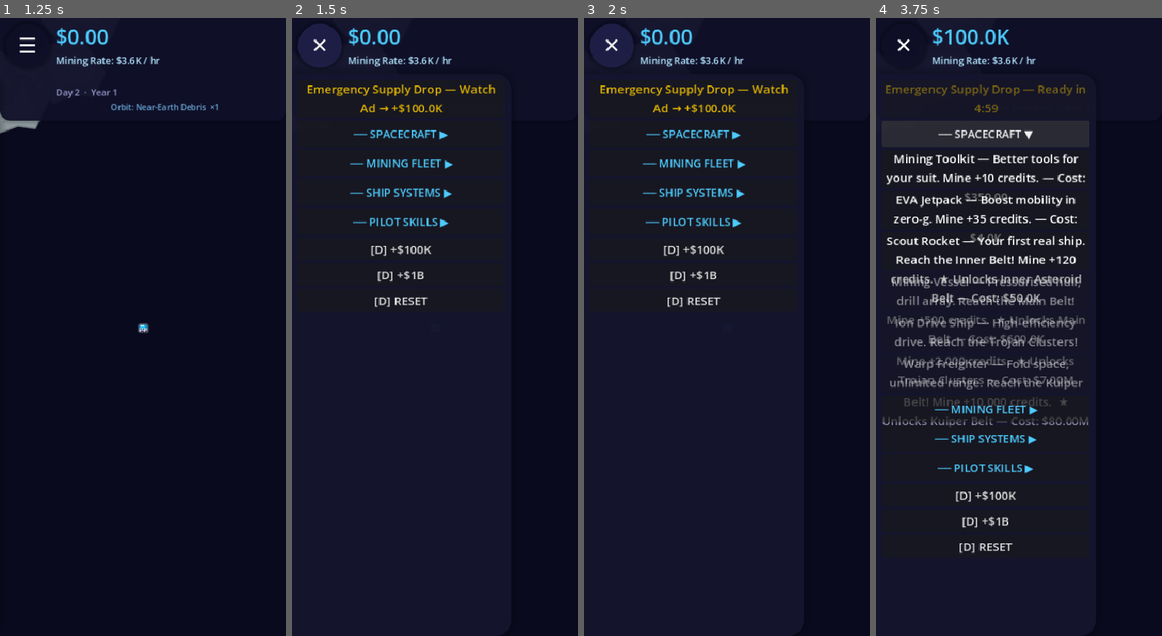
Above: before the commit, frames 1-4 (left to right).
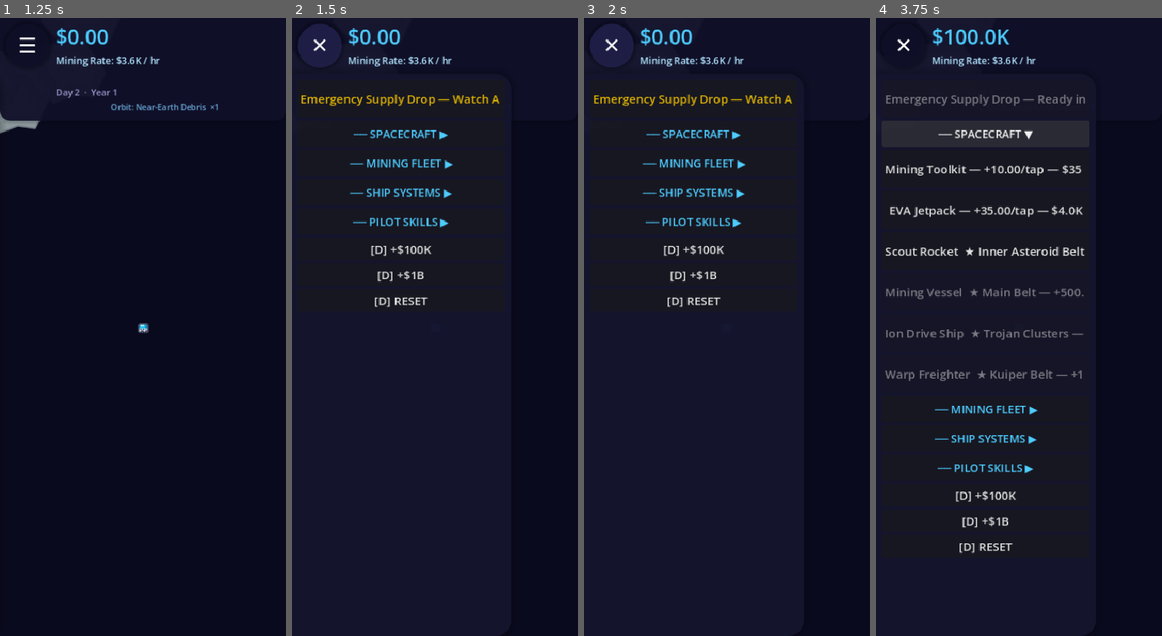
Above: after the commit, the same moments.

Repository: flatbil/Nuthouse-Games
Game: Godot game, scene res://scenes/MainMenu.tscn
Two runs of this game, one before a commit and one after it. Both use one fixed random seed, a clock stepped at 60 frames per second and the inputs below.
Inputs (mouse positions are in pixels of both pictures, inside the frame that each line leads up to):
- Up to frame 1 (1.25 s): click "LAUNCH MISSION" at 0.5 s
- Up to frame 2 (1.5 s): click "☰" at 1.25 s
- Up to frame 3 (2 s): no input
- Up to frame 4 (3.75 s): click (1019, 327) at 2 s; click "Emergency Supply Drop — Watch…" at 2.75 s; click "── SPACECRAFT ▶" at 3.5 s

Frame 1 is identical in both runs. In frame 2, 1.2% of the frame differs, in the area x 3-73%, y 10-16%; in frame 3, 1.2%; in frame 4, 11%, in the area x 2-75%, y 10-67%.

Commit message:
game_02: fix upgrade button text overflow
Remove autowrap inner label — buttons now use btn.text directly with
clip_text, preventing wrapped text from bleeding into adjacent items.
Compact SPACECRAFT button format: name + zone star + tap bonus + cost.

Co-Authored-By: Claude Sonnet 4.6 <noreply@anthropic.com>

Diff:
--- a/game_02/scenes/Game.gd
+++ b/game_02/scenes/Game.gd
@@ -275,22 +275,13 @@
 func _make_btn(min_h: int = 52) -> Button:
 	var btn := Button.new()
 	btn.custom_minimum_size = Vector2(0, min_h)
-	var lbl := Label.new()
-	lbl.name = "InnerLabel"
-	lbl.mouse_filter = Control.MOUSE_FILTER_IGNORE
-	lbl.autowrap_mode = TextServer.AUTOWRAP_WORD_SMART
-	lbl.set_anchors_preset(Control.PRESET_FULL_RECT)
-	lbl.horizontal_alignment = HORIZONTAL_ALIGNMENT_CENTER
-	lbl.vertical_alignment   = VERTICAL_ALIGNMENT_CENTER
-	btn.add_child(lbl)
+	btn.clip_text = true
 	return btn
 
 
 func _set_btn(btn: Button, t: String, disabled: bool) -> void:
-	(btn.get_node("InnerLabel") as Label).text = t
+	btn.text = t
 	btn.disabled = disabled
-	(btn.get_node("InnerLabel") as Label).modulate = \
-		Color(1, 1, 1, 0.5) if disabled else Color(1, 1, 1, 1)
 
 
 func _build_upgrade_list() -> void:
@@ -377,14 +368,12 @@
 		0:   # Spacecraft — one-time mine yield + optional zone unlock
 			var item: Dictionary = GameConfig.TRACK_A[index]
 			if GameManager.track_a_purchased[index]:
-				_set_btn(btn, "%s  [Equipped]" % item["name"], true)
+				_set_btn(btn, "✓ %s  [Equipped]" % item["name"], true)
 			else:
 				var zone_idx: int = int(item.get("unlocks_zone", -1))
-				var zone_tag: String = ""
-				if zone_idx >= 0:
-					zone_tag = "  ★ Unlocks %s" % GameConfig.ZONES[zone_idx]["name"]
+				var zone_tag: String = "  ★ %s" % GameConfig.ZONES[zone_idx]["name"] if zone_idx >= 0 else ""
 				_set_btn(btn,
-					"%s — %s%s — Cost: %s" % [item["name"], item["description"], zone_tag, _cur(item["cost"])],
+					"%s%s — +%s/tap — %s" % [item["name"], zone_tag, _fmt(item["tap_bonus"]), _cur(item["cost"])],
 					not GameManager.can_afford(0, index))
 		1:   # Drones — repeatable generators
 			var item: Dictionary = GameConfig.TRACK_B[index]
@@ -392,7 +381,7 @@
 			var cost: float      = GameManager.get_item_cost(1, index)
 			var t: String
 			if owned == 0:
-				t = "%s — %s — Deploy: %s" % [item["name"], item["description"], _cur(cost)]
+				t = "%s — %s — %s" % [item["name"], item["description"], _cur(cost)]
 			else:
 				var income: float = float(owned) * float(item["income_per_sec"]) * GameManager.get_passive_multiplier()
 				t = "%s [x%d] | +%s/sec | Next: %s" % [
@@ -402,18 +391,18 @@
 		2:   # Ship mods — passive multipliers
 			var item: Dictionary = GameConfig.TRACK_C[index]
 			if GameManager.track_c_purchased[index]:
-				_set_btn(btn, "%s  [Installed]" % item["name"], true)
+				_set_btn(btn, "✓ %s  [Installed]" % item["name"], true)
 			else:
 				_set_btn(btn,
-					"%s — %s — Cost: %s" % [item["name"], item["description"], _cur(item["cost"])],
+					"%s — %s — %s" % [item["name"], item["description"], _cur(item["cost"])],
 					not GameManager.can_afford(2, index))
-		3:   # Exosuit — mine multipliers
+		3:   # Pilot skills — mine multipliers
 			var item: Dictionary = GameConfig.TRACK_D[index]
 			if GameManager.track_d_purchased[index]:
-				_set_btn(btn, "%s  [Equipped]" % item["name"], true)
+				_set_btn(btn, "✓ %s  [Equipped]" % item["name"], true)
 			else:
 				_set_btn(btn,
-					"%s — %s — Cost: %s" % [item["name"], item["description"], _cur(item["cost"])],
+					"%s — %s — %s" % [item["name"], item["description"], _cur(item["cost"])],
 					not GameManager.can_afford(3, index))
 
 
@@ -459,16 +448,16 @@
 func _refresh_loan_button() -> void:
 	if _loan_btn == null or not is_instance_valid(_loan_btn):
 		return
-	var inner := _loan_btn.get_node_or_null("InnerLabel") as Label
 	if AdManager.can_request_loan():
 		_set_btn(_loan_btn,
 			"%s — Watch Ad → +%s" % [GameConfig.AD_LOAN_LABEL, _cur(GameConfig.AD_LOAN_AMOUNT)],
 			false)
-		if inner: inner.add_theme_color_override("font_color", _GOLD)
+		_loan_btn.add_theme_color_override("font_color", _GOLD)
 	else:
 		_set_btn(_loan_btn,
 			"%s — Ready in %s" % [GameConfig.AD_LOAN_LABEL, AdManager.cooldown_label()],
 			true)
+		_loan_btn.remove_theme_color_override("font_color")
 
 
 func _on_loan_pressed() -> void:
